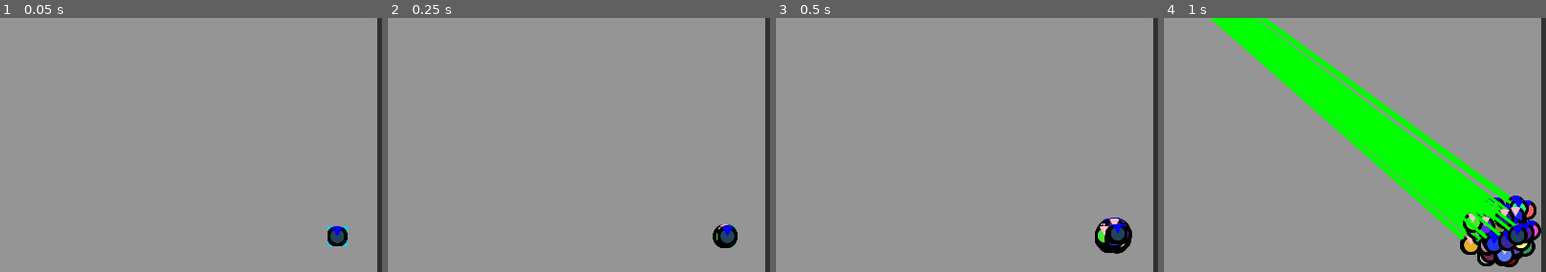
Above: before the commit, frames 1-4 (left to right).
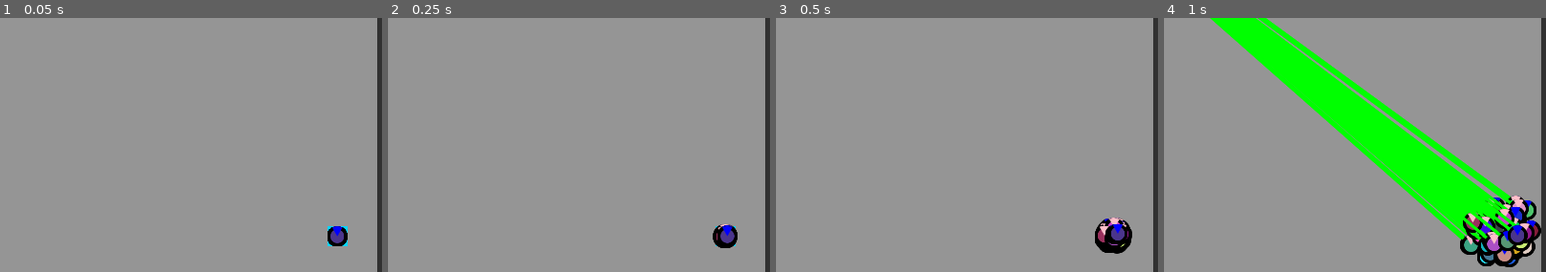
Above: after the commit, the same moments.

Repository: Thallium204/Genetics
Game: Godot game, scene res://Main.tscn
Two runs of this game, one before a commit and one after it. Both use one fixed random seed, a clock stepped at 60 frames per second and the inputs below.
Inputs:
- Up to frame 1 (0.05 s): no input
- Up to frame 2 (0.25 s): no input
- Up to frame 3 (0.5 s): no input
- Up to frame 4 (1 s): click "Debug" at 0.5 s
The pictures show only the part of the screen within x 26-76%, y 43-93%; the shares and areas given below are measured in that part.

The runs differ from the first frame. In frame 1, 0.1% of the frame differs, in the area x 86-90%, y 81-89%; in frame 2, 0.1%; in frame 3, 0.3%; in frame 4, 1.7%, in the area x 78-98%, y 69-97%.
Error in both runs: Division By Zero in operator '/'. (res://navigation.gd:15)

Commit message:
MID-BUILD v2.0

Diff:
--- a/Genes.gd
+++ b/Genes.gd
@@ -9,7 +9,7 @@
 
 func _init(parents_genes = [], prefered_sex = -1):
 
-	sex = round(rand_range(0,1)) if prefered_sex < 0 else prefered_sex
+	sex = Genetics.get_random_sex() if prefered_sex < 0 else prefered_sex
 	first_name = Lineage.get_random_first_name(sex)
 
 	if parents_genes.empty():
--- a/Genetics.gd
+++ /dev/null
@@ -1,8 +0,0 @@
-extends Node
-
-enum{MALE,FEMALE}
-
-const MUTATION_CHANCE = 0.05
-const MUTATION_ANGLE = 0.01
-
-const THRUSTS = 50
--- /dev/null
+++ b/_Genetics.gd
@@ -0,0 +1,18 @@
+extends Node
+
+enum{MALE,FEMALE}
+
+const MUTATION_CHANCE = 0.05
+const MUTATION_ANGLE = 0.01
+
+const THRUSTS = 50
+
+var rng = RandomNumberGenerator.new()
+
+
+func _init():
+	rng.randomize()
+
+
+func get_random_sex():
+	return rng.randi_range(0,1)
--- a/project.godot
+++ b/project.godot
@@ -26,8 +26,8 @@
 
 [autoload]
 
-Lineage="*res://Lineage.gd"
-Genetics="*res://Genetics.gd"
+Lineage="*res://_Lineage.gd"
+Genetics="*res://_Genetics.gd"
 
 [display]
 
@@ -44,7 +44,6 @@
 [physics]
 
 2d/physics_engine="GodotPhysics"
-2d/default_gravity=0
 2d/default_gravity_vector=Vector2( 0, 0 )
 
 [rendering]
--- a/ui.gd
+++ b/ui.gd
@@ -29,7 +29,7 @@
 			if pop_info.pop == pop:
 				var name_label = Label.new()
 				if family_name in last_family_names:
-					name_label.modulate = get_parent().get_node("Map").family_colors[family_name]
+					name_label.modulate = Lineage.get_family_colors(family_name)
 				name_label.text = family_name
 				$VBox/GridContainer.add_child(name_label)
 				var pop_label = Label.new()
Renamed: Lineage.gd -> _Lineage.gd
